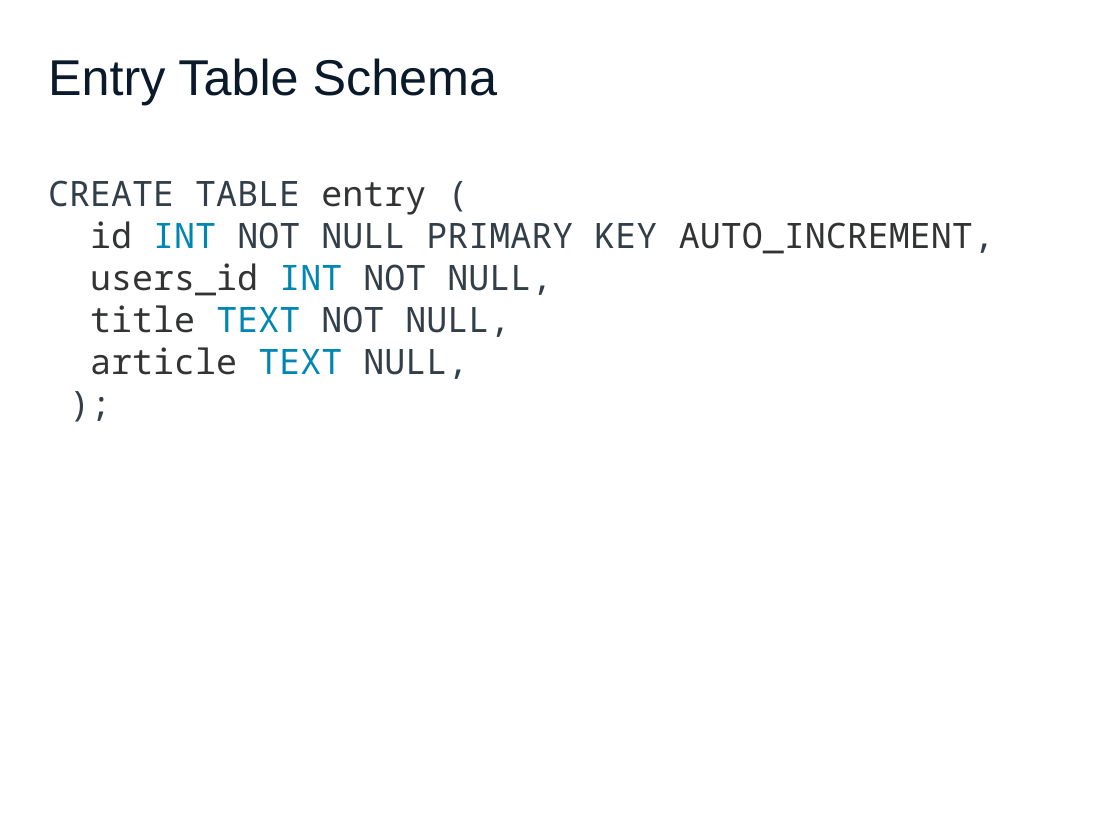
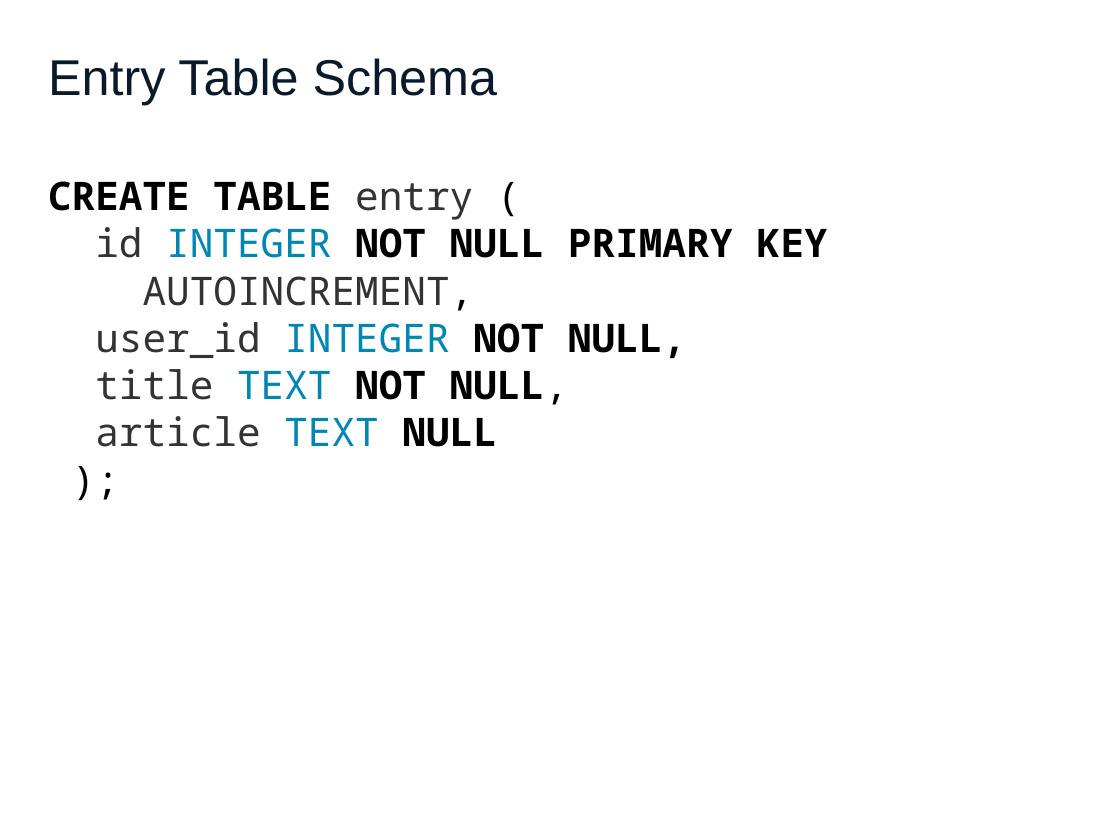
Before and after one commit to PHPEmbark/curriculum, a slide deck: slide 47 of course/3 - Data and SQL/Data and SQL.pptx (slide 67 before the commit). Drawn at 1120x840 pixels with LibreOffice and Linux fonts; fonts in the diff are those of the drawing. Boxes give left, top, right and bottom in pixels: in the first picture for what was removed or moved away, otherwise in the second. Text is boxed around its words. In the diff, an @@ line names an element or a change of style, - is before the commit and + after.

```diff
--- a/course/3 - Data and SQL/Data and SQL.pptx
+++ b/course/3 - Data and SQL/Data and SQL.pptx
@@ text at (x1=48, y1=181, x2=568, y2=405): size 32 to 36 pt in "CREATE TABLE entry (", "title TEXT NOT NULL,", ");"; text colour #323E48 to #000000 in "CREATE TABLE (", "NOT NULL,", ");"; bold on in "CREATE TABLE", "NOT NULL," @@
@@ text at (x1=95, y1=227, x2=828, y2=358): text changed; size 32 to 36 pt; text colour #323E48 to #000000 @@
-id INT NOT NULL PRIMARY KEY AUTO_INCREMENT,
-users_id INT NOT NULL,
+id INTEGER NOT NULL PRIMARY KEY
+AUTOINCREMENT,
+user_id INTEGER NOT NULL,
@@ text at (x1=95, y1=416, x2=497, y2=447): text changed; size 32 to 36 pt @@
-article TEXT NULL,
+article TEXT NULL
```
Also in this commit, not shown: 55 other slides changed, 3 slides added, 31 slides removed, 2 other files.
